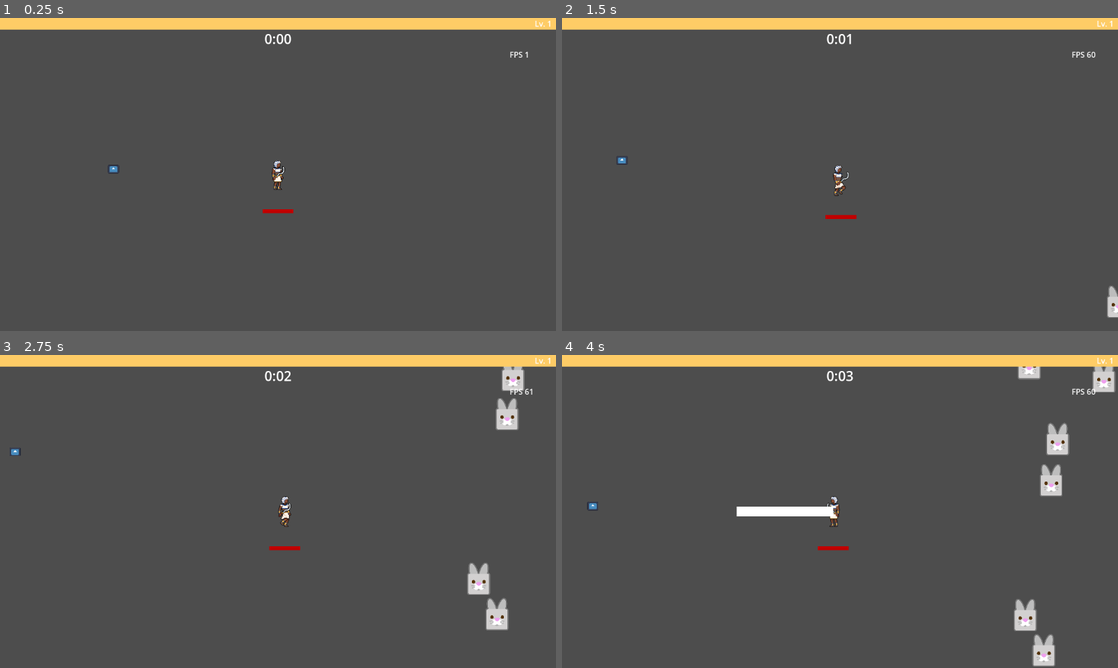
Above: before the commit, frames 1-4 (two rows, left to right).
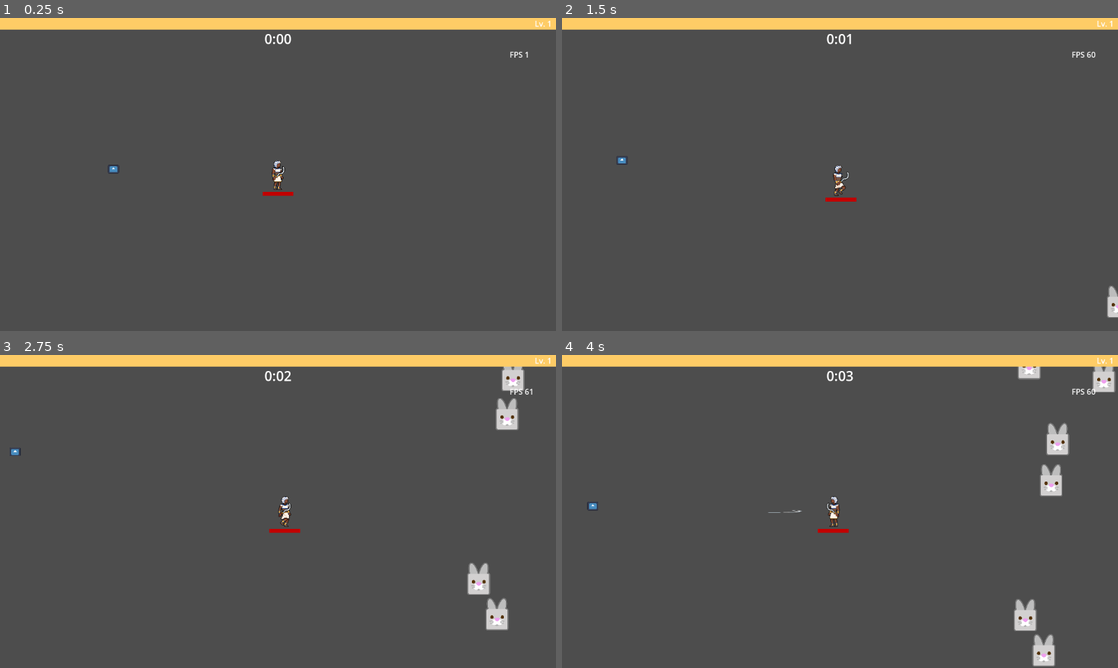
Above: after the commit, the same moments.

Repository: Boushitou/Q3_Nil_Survivor
Game: Godot game, scene res://Scenes/main_game.tscn
The game is run twice, just before and just after one commit, with the same random seed, the same clock (stepped at 60 frames per second) and the same inputs. The engine's default icon, where the game draws it, is replaced by a stand-in: a white triangle on a blue panel in a dark square.
Inputs:
- Up to frame 1 (0.25 s): no input
- Up to frame 2 (1.5 s): tap Enter at 0.5 s; hold D (move_right) 0.53-1.28 s; hold S (move_down) from 1.28 s (still down)
- Up to frame 3 (2.75 s): release S (move_down) at 2.03 s; hold D (move_right) from 2.03 s (still down)
- Up to frame 4 (4 s): release D (move_right) at 2.78 s; hold W (move_up) 2.78-3.53 s; hold Q (move_left) from 3.53 s (still down)

The runs differ from the first frame. In frame 1, 0.1% of the frame differs, in the area x 47-53%, y 55-63%; in frame 2, 0.1%; in frame 3, 0.1%; in frame 4, 0.7%, in the area x 31-52%, y 48-63%.

Commit message:
Particle pooling fixes.

Diff:
--- a/Scenes/Player.tscn
+++ b/Scenes/Player.tscn
@@ -73,9 +73,12 @@
 script = ExtResource("5_b0aba")
 health = NodePath("../../Health")
 
+[node name="Sprite2D" type="Sprite2D" parent="Body"]
+
 [node name="AnimatedSprite2D" type="AnimatedSprite2D" parent="Body" node_paths=PackedStringArray("player_controller")]
 sprite_frames = SubResource("SpriteFrames_cghne")
 animation = &"idle"
+frame_progress = 0.789563
 script = ExtResource("10_yf6mg")
 player_controller = NodePath("../..")
 
@@ -107,9 +110,9 @@
 z_index = 10
 layout_mode = 0
 offset_left = -8.0
-offset_top = 8.0
+offset_top = -28.0
 offset_right = 56.0
-offset_bottom = 16.0
+offset_bottom = -20.0
 mouse_filter = 2
 value = 60.0
 nine_patch_stretch = true
--- a/Scenes/Weapons/kopesh.tscn
+++ b/Scenes/Weapons/kopesh.tscn
@@ -1,17 +1,36 @@
-[gd_scene load_steps=7 format=3 uid="uid://k83mr0lct4rk"]
+[gd_scene load_steps=10 format=3 uid="uid://k83mr0lct4rk"]
 
 [ext_resource type="Script" path="res://Scripts/Items/Weapons/WeaponBehavior.gd" id="1_0ffcn"]
 [ext_resource type="Script" path="res://Scripts/Items/Weapons/WeaponsCollision.gd" id="1_f66n7"]
 [ext_resource type="Script" path="res://Scripts/Items/Weapons/CollisionModifier.gd" id="2_22q47"]
-[ext_resource type="Texture2D" uid="uid://cwok782vrw060" path="res://Assets/Shapes/Square.png" id="3_jegye"]
+[ext_resource type="Texture2D" uid="uid://c4qkmwdjxi2l5" path="res://Assets/Weapons/Kopesh/AttackSwoosh1.png" id="3_1h3qk"]
+[ext_resource type="Texture2D" uid="uid://dyglrth033lp2" path="res://Assets/Weapons/Kopesh/AttackSwoosh2.png" id="4_cxrid"]
 [ext_resource type="Script" path="res://Scripts/Items/Weapons/WeaponTimer.gd" id="5_63bj5"]
+[ext_resource type="Texture2D" uid="uid://o5l2f8ptkude" path="res://Assets/Weapons/Kopesh/AttackSwoosh3.png" id="5_npc0y"]
+
+[sub_resource type="SpriteFrames" id="SpriteFrames_u4h3m"]
+animations = [{
+"frames": [{
+"duration": 1.0,
+"texture": ExtResource("3_1h3qk")
+}, {
+"duration": 1.0,
+"texture": ExtResource("4_cxrid")
+}, {
+"duration": 1.0,
+"texture": ExtResource("5_npc0y")
+}],
+"loop": true,
+"name": &"attack",
+"speed": 5.0
+}]
 
 [sub_resource type="RectangleShape2D" id="RectangleShape2D_faxja"]
 size = Vector2(97, 20)
 
 [node name="Kopesh" type="Node2D" node_paths=PackedStringArray("sprite", "collider", "weapon_area", "weapon_timer")]
 script = ExtResource("1_0ffcn")
-sprite = NodePath("WeaponBody/Sprite2D")
+sprite = NodePath("WeaponBody/AnimatedSprite2D")
 collider = NodePath("WeaponBody/CollisionShape2D")
 weapon_area = NodePath("WeaponBody")
 weapon_timer = NodePath("Timer")
@@ -23,9 +42,12 @@
 script = ExtResource("1_f66n7")
 collider = NodePath("CollisionShape2D")
 
-[node name="Sprite2D" type="Sprite2D" parent="WeaponBody"]
-scale = Vector2(0.97, 0.2)
-texture = ExtResource("3_jegye")
+[node name="AnimatedSprite2D" type="AnimatedSprite2D" parent="WeaponBody"]
+position = Vector2(-0.499999, 0)
+scale = Vector2(1.51563, 1)
+sprite_frames = SubResource("SpriteFrames_u4h3m")
+animation = &"attack"
+frame_progress = 0.547317
 
 [node name="CollisionShape2D" type="CollisionShape2D" parent="WeaponBody"]
 shape = SubResource("RectangleShape2D_faxja")
--- a/Scenes/XpProgressBar.gd
+++ /dev/null
@@ -1 +0,0 @@
-extends "res://Scripts/UIs/XpProgressBar.gd"
--- a/Scenes/main_game.tscn
+++ b/Scenes/main_game.tscn
@@ -284,4 +284,4 @@
 visible = false
 tile_set = SubResource("TileSet_ot56t")
 format = 2
-layer_0/tile_data = PackedInt32Array(327678, 458752, 8, 3276 …(1351 unchanged characters)…  393224, 327680, 5, 458760, 327680, 6, 524296, 327680, 7, 589832, 327680, 8, 327689, 393216, 4, 393225, 393216, 5, 458761, 393216, 6, 524297, 393216, 7, 589833, 393216, 8, 327690, 458752, 4, 393226, 458752, 5, 458762, 458752, 6, 524298, 458752, 7, 589834, 458752, 8, 327685, 327680, 4,  …(2684 unchanged characters)…
+layer_0/tile_data = PackedInt32Array(327678, 458752, 8, 3276 …(1351 unchanged characters)…  393224, 327680, 5, 458760, 327680, 6, 589832, 327680, 8, 327689, 393216, 4, 393225, 393216, 5, 458761, 393216, 6, 589833, 393216, 8, 327690, 458752, 4, 393226, 458752, 5, 458762, 458752, 6, 589834, 458752, 8, 327685, 327680, 4,  …(2684 unchanged characters)…
--- a/Scripts/Enemies/ParticlesEffect.gd
+++ b/Scripts/Enemies/ParticlesEffect.gd
@@ -2,12 +2,11 @@
 class_name ParticlesEffect
 
 var particles_type : String
+
 
 func _on_finished():
 	print(particles_type, " over")
 	PoolSystem.pool_object(particles_type, self)
 
 func _on_draw():
-	emitting = false
 	restart()
-	emitting = true
--- a/Scripts/Items/Weapons/CollisionModifier.gd
+++ b/Scripts/Items/Weapons/CollisionModifier.gd
@@ -2,7 +2,7 @@
 class_name CollisionModifier
 
 
-func update_collider(size: Vector2, sprite : Sprite2D) -> void:
+func update_collider(size: Vector2, sprite : AnimatedSprite2D) -> void:
 	var collider_size = 1
 
 	if shape is RectangleShape2D:
@@ -12,8 +12,8 @@
 	update_sprite(collider_size, sprite)
 
 
-func update_sprite(size: Vector2, sprite: Sprite2D) -> void:
-	var texture_size : Vector2 = sprite.texture.get_size()
+func update_sprite(size: Vector2, sprite: AnimatedSprite2D) -> void:
+	var texture_size : Vector2 = sprite.sprite_frames.get_frame_texture(sprite.animation, sprite.frame).get_size()
 
 	if shape is RectangleShape2D:
 		sprite.scale = size / texture_size
--- a/Scripts/Items/Weapons/WeaponBehavior.gd
+++ b/Scripts/Items/Weapons/WeaponBehavior.gd
@@ -1,7 +1,7 @@
 extends Node
 class_name WeaponBehavior
 
-@export var sprite : Sprite2D
+@export var sprite : AnimatedSprite2D
 @export var collider : CollisionModifier
 @export var weapon_area : WeaponsCollision
 @export var weapon_timer : WeaponTimer
Binary file added: Assets/Weapons/Kopesh/AttackSwoosh1.png
Not shown, added: Assets/Weapons/Kopesh/AttackSwoosh1.png.import
Binary file added: Assets/Weapons/Kopesh/AttackSwoosh2.png
Not shown, added: Assets/Weapons/Kopesh/AttackSwoosh2.png.import
Binary file added: Assets/Weapons/Kopesh/AttackSwoosh3.png
Not shown, added: Assets/Weapons/Kopesh/AttackSwoosh3.png.import
